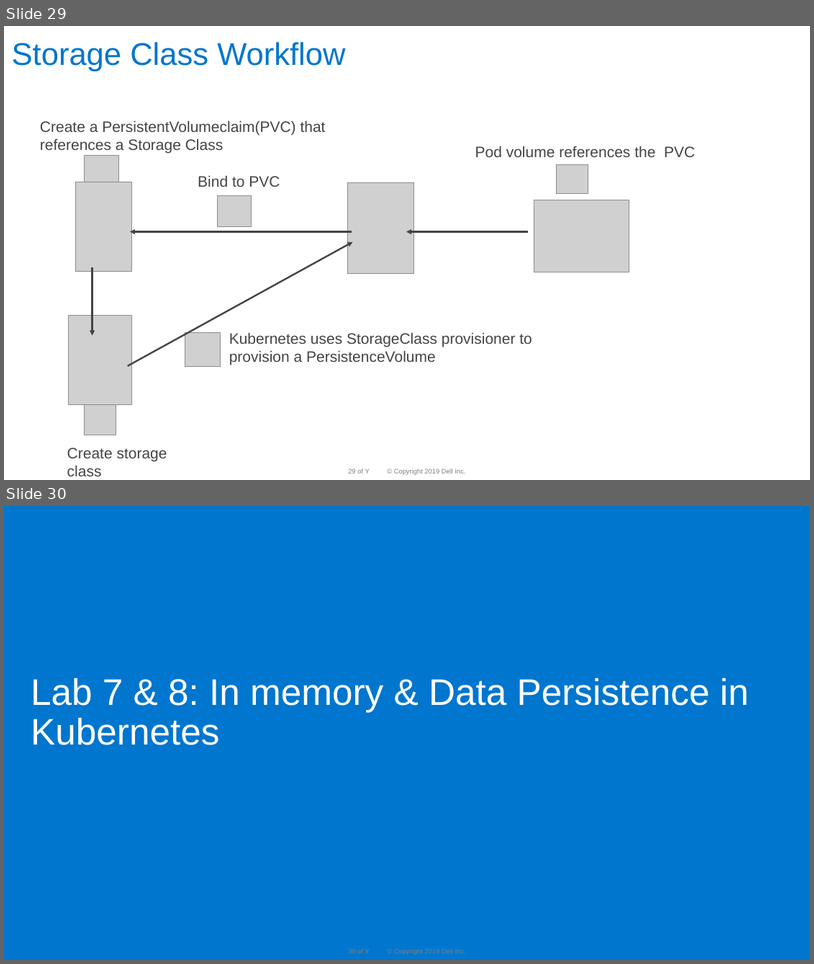
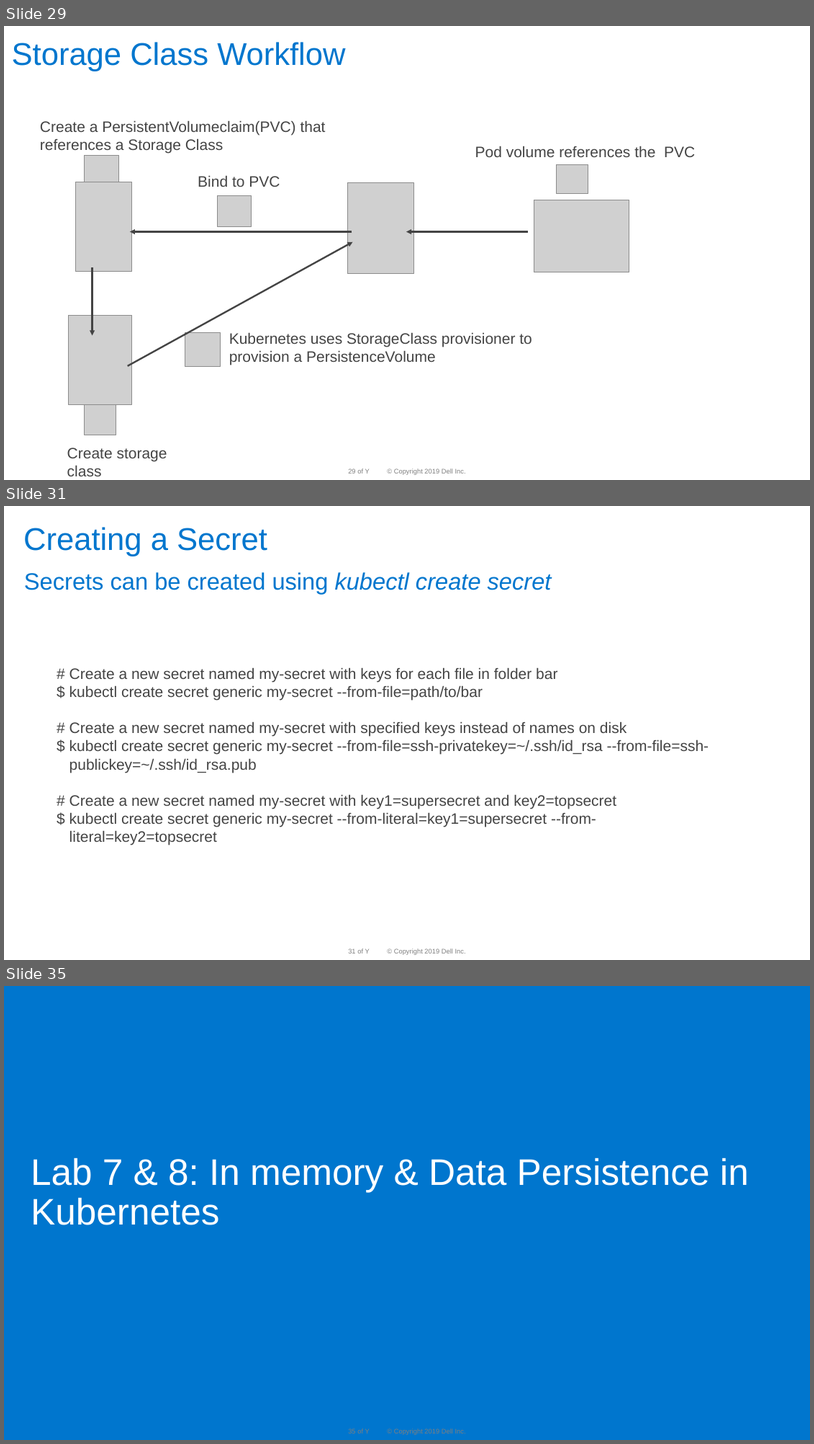
Before and after one commit to dteskubernetesworkshop/spring-boot-k8s-workshop, a slide deck: slides/k8 workshop deck-Day-2 -v 1.0D.pptx. Shown one above the other, each under a label of ours: slides 29 and 30 before the commit, slides 29, 31 and 35 after it; the slides between them are not shown. The pictures are 814x964 and 814x1444 pixels, drawn with LibreOffice and Linux fonts; fonts in the diff are those of the drawing; grey boxes stand for pictures; background and template pictures are left out. Boxes give left, top, right and bottom in pixels: in the first picture for what was removed or moved away, otherwise in the second. Text is boxed around its words. In the diff, an @@ line names an element or a change of style, - is before the commit and + after.

Commit message:
slides updated

```diff
--- a/slides/k8 workshop deck-Day-2 -v 1.0D.pptx
+++ b/slides/k8 workshop deck-Day-2 -v 1.0D.pptx
@@ slide 31 added at box(4, 506, 810, 960), background #FFFFFF; not listed: 3 template elements that a slide beside it also shows @@
@@ title added at box(23, 527, 268, 556), 37.3 pt, text #0076CE @@
+Creating a Secret
@@ text added at box(24, 572, 552, 594), 28 pt, text #0076CE @@
+Secrets can be created using kubectl create secret
@@ text added at box(70, 667, 710, 845), 18 pt, text #444444 @@
+# Create a new secret named my-secret with keys for each file in folder bar
+$ kubectl create secret generic my-secret --from-file=path/to/bar
+# Create a new secret named my-secret with specified keys instead of names on disk
+$ kubectl create secret generic my-secret --from-file=ssh-privatekey=~/.ssh/id_rsa --from-file=ssh-
+publickey=~/.ssh/id_rsa.pub
+# Create a new secret named my-secret with key1=supersecret and key2=topsecret
+$ kubectl create secret generic my-secret --from-literal=key1=supersecret --from-
+literal=key2=topsecret
@@ what was slide 30 is now slide 35 @@
```
Also in this commit, not shown: 4 other slides added.
